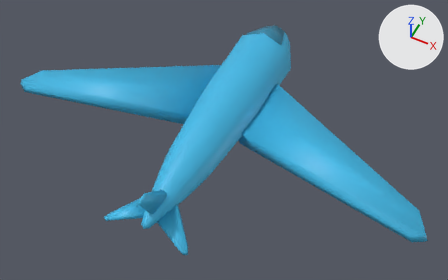
The glTF model Plane.glb as it was, and as the next commit left it.
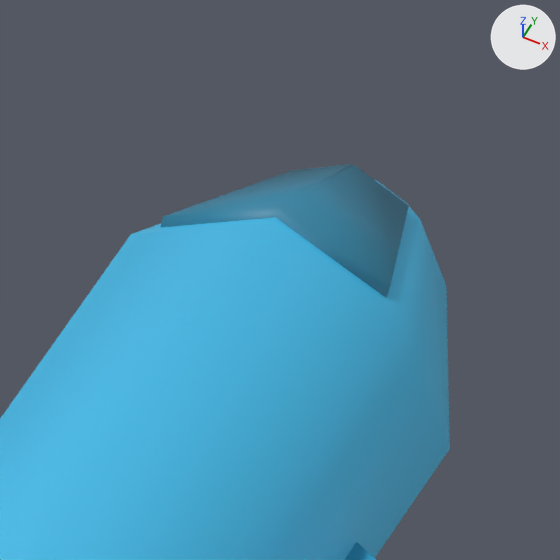
Each version appears first whole from a 50 mm camera at (15.6, -34.2, 35.7) aimed at (0.9, -4.7, -1.1), and next in a close-up on the part from 50% to 69% of the width and 0% to 31% of the height. The axes (+X, +Y, +Z) are drawn at upper right. The lights are the same throughout. Vertices at the same position are counted once.

Before the edit, the objects in view are built like this:
```python
me_cube_006 = bpy.data.meshes.new('Cube.006')
me_cube_006.from_pydata(...)  # 167 vertices, 308 faces; spans x -17.7..17.7, y -15.4..8.5, z -2.8..3.1
# faces by material slot: [36, 272]
me_cube_006.materials.append(mat_material_002)  # cyan #2d83a3
me_cube_006.materials.append(mat_material_001)  # cyan #40bae7
ob_cube_002 = bpy.data.objects.new('Cube.002', me_cube_006)
ob_cube_002.location = (0.0, 0.0, 0.0)
```
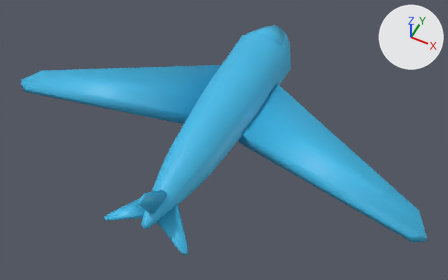
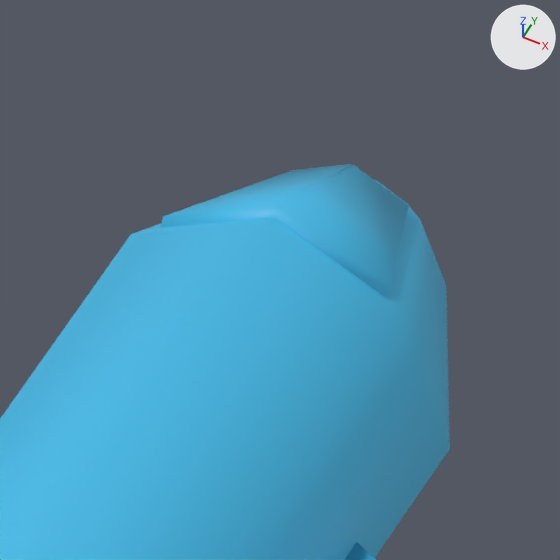
The newer file is also rescaled (x0.0983), turned or shifted as a whole; pictures and numbers use the older file's frame.

What changed in the scene script:
```text
Change me_cube_006:
    where me_cube_006.from_pydata(...)  # 167 vertices, 308 faces; spans x -17.7..17.7, y -15.4..8.5, z -2.8..3.1
    used by ob_cube_002; location = (0.0, 0.0, 0.0)
    me_cube_006 part 1: all 36 faces that had it switch from mat_material_002 (cyan #2d83a3) to mat_material_001 (cyan #40bae7)
```

Pixel boxes (x1, y1, x2, y2) of what changed, in the close-ups (560 x 560 px):
part 1 of me_cube_006, recoloured
    both: (160, 164, 409, 298)
